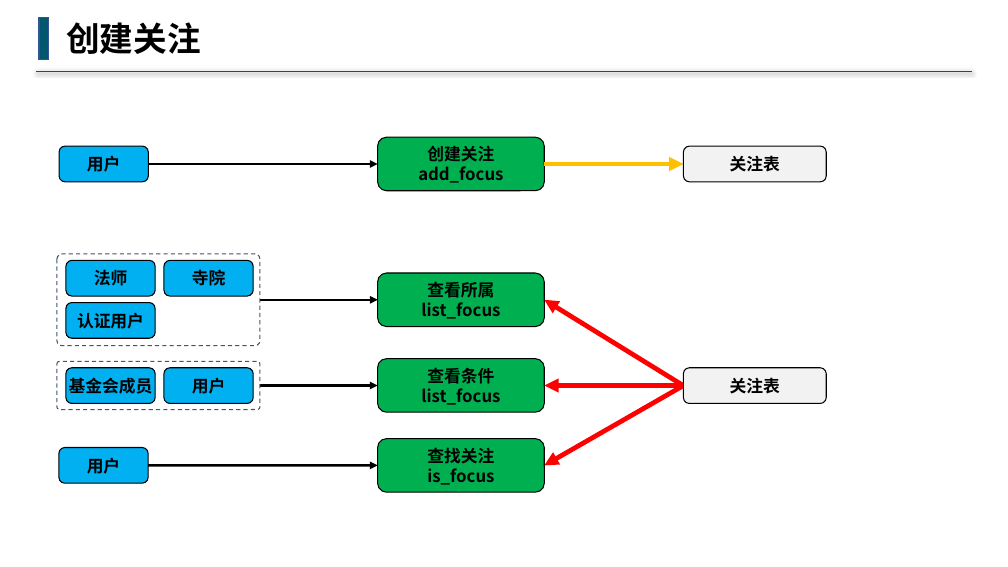
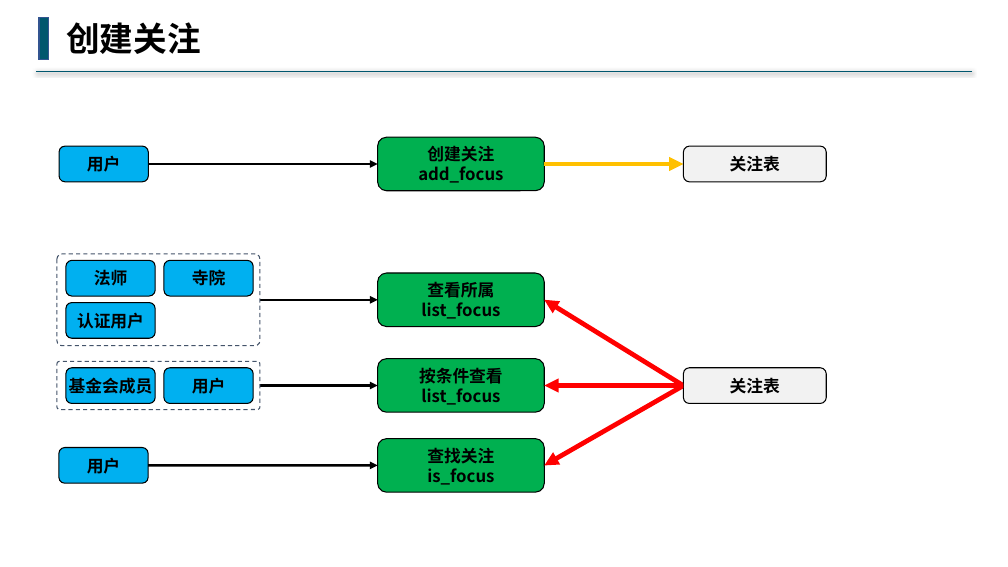
Before and after one commit to buddhachain/buddhaContract, a slide deck: slide 8 of doc/04.直播.pptx. Drawn at 1008x567 pixels with LibreOffice and Linux fonts; fonts in the diff are those of the drawing. Boxes give left, top, right and bottom in pixels: in the first picture for what was removed or moved away, otherwise in the second. Text is boxed around its words. In the diff, an @@ line names an element or a change of style, - is before the commit and + after.

```diff
--- a/doc/04.直播.pptx
+++ b/doc/04.直播.pptx
@@ text in rounded rectangle at (419, 368, 503, 384): text changed @@
-查看条件
+按条件查看
```
Also in this commit, not shown: 3 other slides changed, 1 other file.
